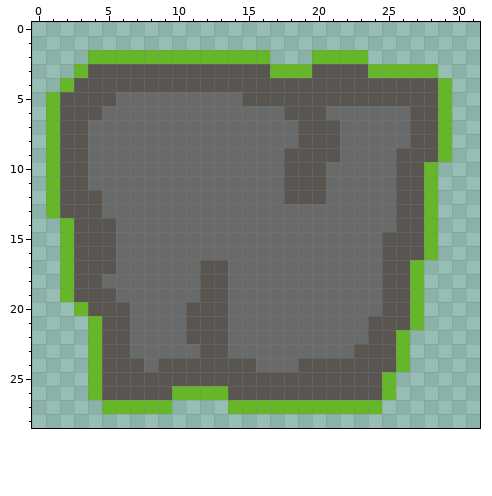
Two states of a pixel-art sprite, assets/art/patch/patch_success.png. Above, as it was before the edit.
The file is 32x29 pixels.
Once edited:
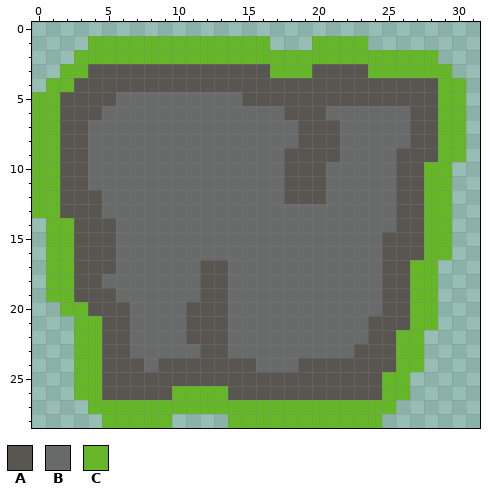
Palette (. is transparent): A #595652  B #696a6a  C #65b629
From old to new:
@@ x 0..31 @@
  0 ................................
- 1 ................................
- 2 ....CCCCCCCCCCCCC...CCCC........
- 3 ...CAAAAAAAAAAAAACCCAAAACCCCC...
- 4 ..CAAAAAAAAAAAAAAAAAAAAAAAAAAC..
- 5 .CAAAABBBBBBBBBAAAAAAAAAAAAAAC..
- 6 .CAAABBBBBBBBBBBBBAAABBBBBBAAC..
- 7 .CAABBBBBBBBBBBBBBBAAABBBBBAAC..
- 8 .CAABBBBBBBBBBBBBBBAAABBBBBAAC..
- 9 .CAABBBBBBBBBBBBBBAAAABBBBAAAC..
-10 .CAABBBBBBBBBBBBBBAAABBBBBAAC...
-11 .CAABBBBBBBBBBBBBBAAABBBBBAAC...
-12 .CAAABBBBBBBBBBBBBAAABBBBBAAC...
-13 .CAAABBBBBBBBBBBBBBBBBBBBBAAC...
-14 ..CAAABBBBBBBBBBBBBBBBBBBBAAC...
-15 ..CAAABBBBBBBBBBBBBBBBBBBAAAC...
-16 ..CAAABBBBBBBBBBBBBBBBBBBAAAC...
-17 ..CAAABBBBBBAABBBBBBBBBBBAAC....
-18 ..CAABBBBBBBAABBBBBBBBBBBAAC....
-19 ..CAAABBBBBBAABBBBBBBBBBBAAC....
-20 ...CAAABBBBAAABBBBBBBBBBBAAC....
-21 ....CAABBBBAAABBBBBBBBBBAAAC....
-22 ....CAABBBBAAABBBBBBBBBBAAC.....
-23 ....CAABBBBBAABBBBBBBBBAAAC.....
-24 ....CAAABAAAAAAABBBAAAAAAAC.....
-25 ....CAAAAAAAAAAAAAAAAAAAAC......
-26 ....CAAAAACCCCAAAAAAAAAAAC......
-27 .....CCCCC....CCCCCCCCCCC.......
-28 ................................
+ 1 ....CCCCCCCCCCCCC...CCCC........
+ 2 ...CCCCCCCCCCCCCCCCCCCCCCCCCC...
+ 3 ..CCAAAAAAAAAAAAACCCAAAACCCCCC..
+ 4 .CCAAAAAAAAAAAAAAAAAAAAAAAAAACC.
+ 5 CCAAAABBBBBBBBBAAAAAAAAAAAAAACC.
+ 6 CCAAABBBBBBBBBBBBBAAABBBBBBAACC.
+ 7 CCAABBBBBBBBBBBBBBBAAABBBBBAACC.
+ 8 CCAABBBBBBBBBBBBBBBAAABBBBBAACC.
+ 9 CCAABBBBBBBBBBBBBBAAAABBBBAAACC.
+10 CCAABBBBBBBBBBBBBBAAABBBBBAACC..
+11 CCAABBBBBBBBBBBBBBAAABBBBBAACC..
+12 CCAAABBBBBBBBBBBBBAAABBBBBAACC..
+13 CCAAABBBBBBBBBBBBBBBBBBBBBAACC..
+14 .CCAAABBBBBBBBBBBBBBBBBBBBAACC..
+15 .CCAAABBBBBBBBBBBBBBBBBBBAAACC..
+16 .CCAAABBBBBBBBBBBBBBBBBBBAAACC..
+17 .CCAAABBBBBBAABBBBBBBBBBBAACC...
+18 .CCAABBBBBBBAABBBBBBBBBBBAACC...
+19 .CCAAABBBBBBAABBBBBBBBBBBAACC...
+20 ..CCAAABBBBAAABBBBBBBBBBBAACC...
+21 ...CCAABBBBAAABBBBBBBBBBAAACC...
+22 ...CCAABBBBAAABBBBBBBBBBAACC....
+23 ...CCAABBBBBAABBBBBBBBBAAACC....
+24 ...CCAAABAAAAAAABBBAAAAAAACC....
+25 ...CCAAAAAAAAAAAAAAAAAAAACC.....
+26 ...CCAAAAACCCCAAAAAAAAAAACC.....
+27 ....CCCCCCCCCCCCCCCCCCCCCC......
+28 .....CCCCC....CCCCCCCCCCC.......
Where, in picture pixels (left, top, right, bottom), the same in both pictures:
added: (32, 36, 466, 428)
